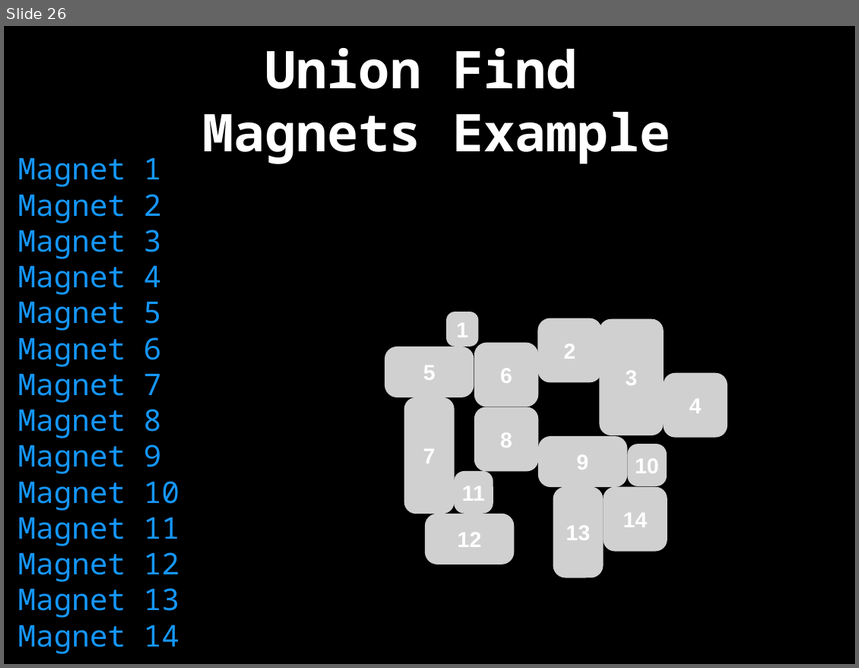
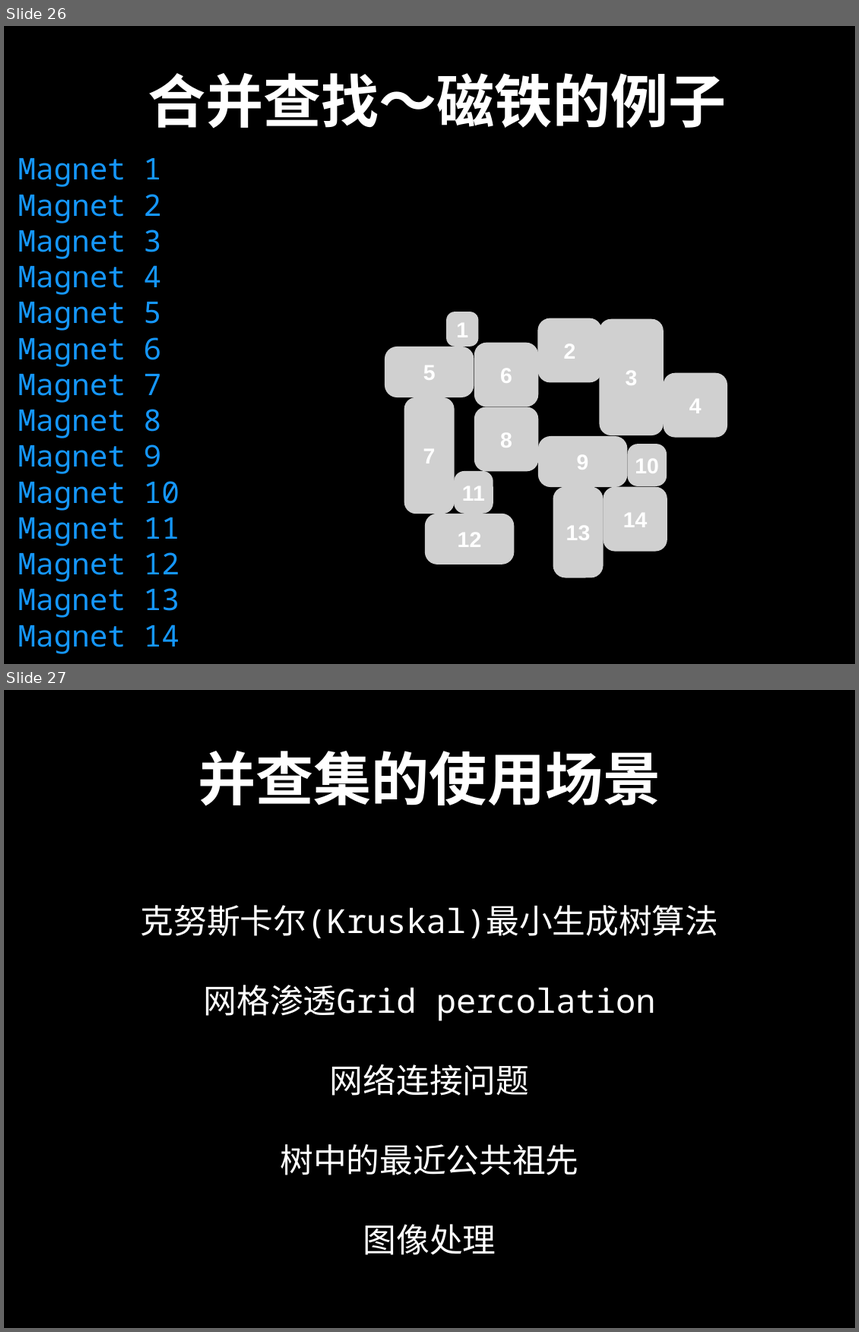
Before and after one commit to spring2go/Algorithms, a slide deck: slides/datastructures/unionfind/UnionFind.pptx. Shown one above the other, each under a label of ours: slide 26 before the commit, slides 26 and 27 after it. The pictures are 859x668 and 859x1332 pixels, drawn with LibreOffice and Linux fonts; fonts in the diff are those of the drawing; grey boxes stand for pictures. Boxes give left, top, right and bottom in pixels: in the first picture for what was removed or moved away, otherwise in the second. Text is boxed around its words. In the diff, an @@ line names an element or a change of style, - is before the commit and + after.

```diff
--- a/slides/datastructures/unionfind/UnionFind.pptx
+++ b/slides/datastructures/unionfind/UnionFind.pptx
@@ slide 27 added at [4, 690, 855, 1328], background #000000 @@
@@ title added at [199, 751, 661, 806], 69.6 pt, text #FFFFFF, bold @@
+并查集的使用场景
@@ text added at [141, 905, 719, 1255], 40 pt, text #FFFFFF @@
+克努斯卡尔(Kruskal)最小生成树算法
+网格渗透Grid percolation
+网络连接问题
+树中的最近公共祖先
+图像处理
@@ slide 26 changed as well @@
@@ title at [148, 73, 726, 129]: text changed; size 62.6 to 69.6 pt @@
-Union Find
-Magnets Example
+合并查找～磁铁的例子
```
Also in this commit, not shown: 50 other slides changed, 4 other slides added, 5 slides removed, 1 other file.
